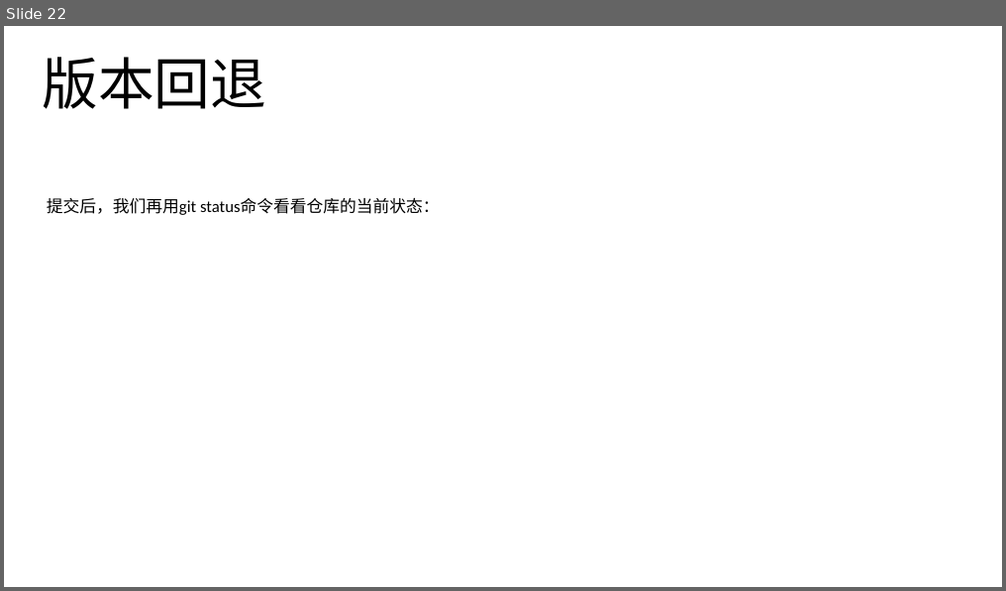
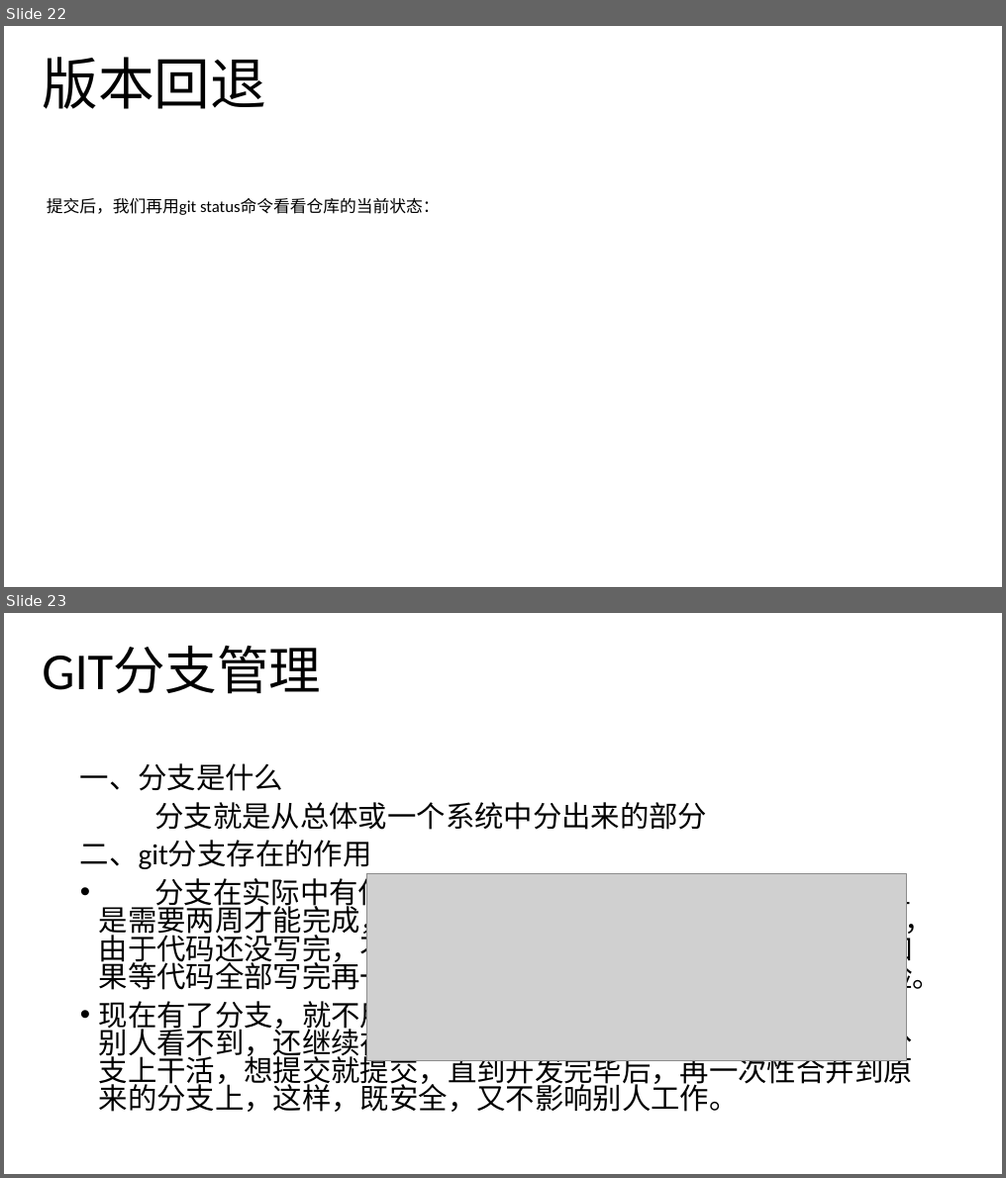
Before and after one commit to noprom/shandong, a slide deck: doc/ppt/helin.pptx. Shown one above the other, each under a label of ours: slide 22 before the commit, slides 22 and 23 after it. The pictures are 1006x591 and 1006x1178 pixels, drawn with LibreOffice and Linux fonts; fonts in the diff are those of the drawing; grey boxes stand for pictures. Boxes give left, top, right and bottom in pixels: in the first picture for what was removed or moved away, otherwise in the second. Text is boxed around its words. In the diff, an @@ line names an element or a change of style, - is before the commit and + after.

```diff
--- a/doc/ppt/helin.pptx
+++ b/doc/ppt/helin.pptx
@@ slide 23 added at [4, 613, 1002, 1174], background #FFFFFF @@
@@ text added at [42, 646, 321, 694], 50 pt, text #000000 @@
+GIT分支管理
@@ text added at [80, 763, 942, 1112], 28 pt, text #000000 @@
+一、分支是什么
+分支就是从总体或一个系统中分出来的部分
+二、git分支存在的作用
+• 分支在实际中有什么用呢？假设你准备开发一个新功能，但是需要两周才能完成，第一周你写了50%的代码，如果立刻提交，由于代码还没写完，不完整的代码库会导致别人不能干活了。如果等代码全部写完再一次提交，又存在丢失每天进度的巨大风险。
+• 现在有了分支，就不用怕了。你创建了一个属于你自己的分支，别人看不到，还继续在原来的分支上正常工作，而你在自己的分支上干活，想提交就提交，直到开发完毕后，再一次性合并到原来的分支上，这样，既安全，又不影响别人工作。
@@ picture added at [367, 874, 907, 1061] @@
```
Also in this commit, not shown: 1 slide changed, 7 other slides added, 1 other file.
